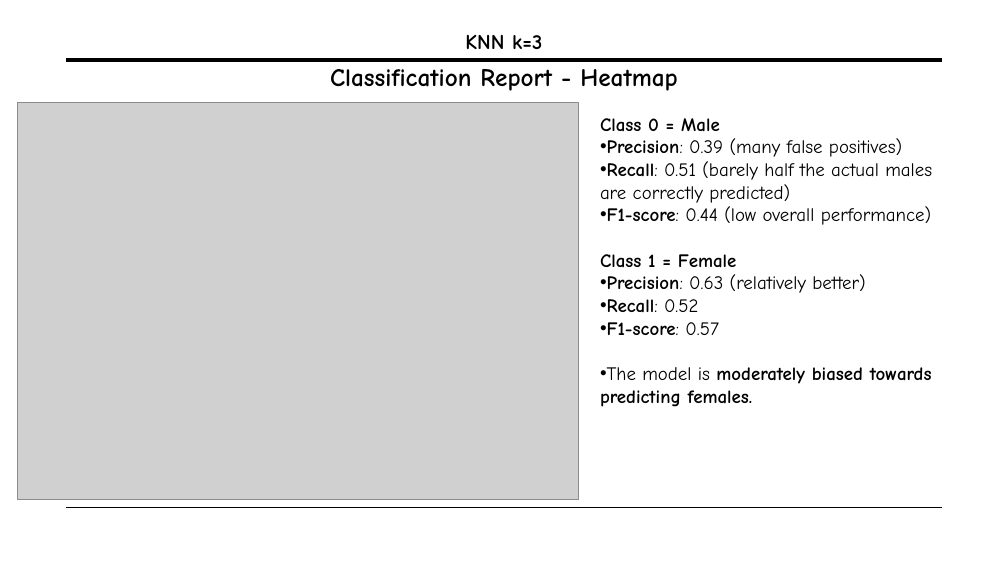
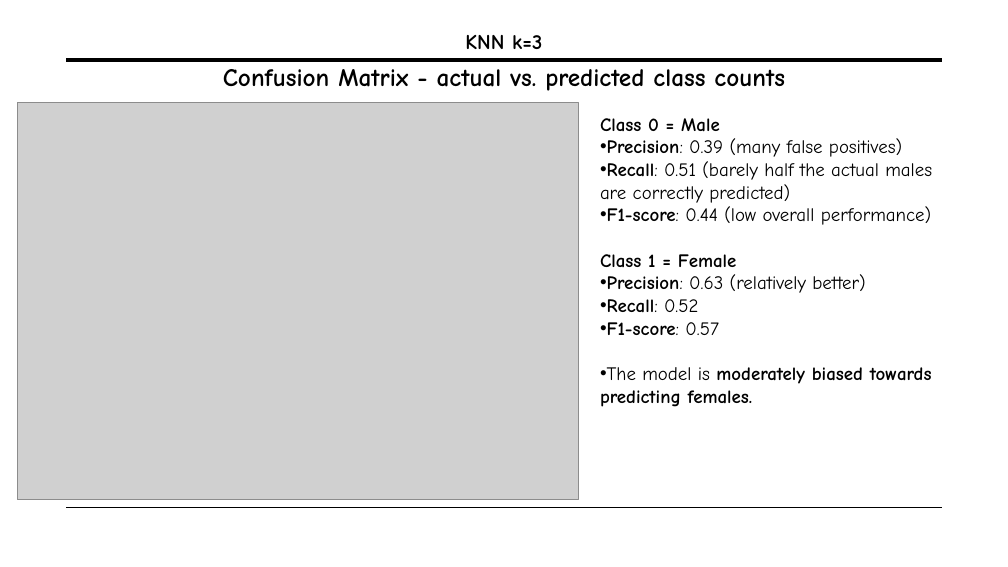
Before and after one commit to Becky139/Retail-Customer-Behavior-Analysis-using-Machine-Learning-Tableau, a slide deck: slide 23 of Team B Presentation (3).pptx. Drawn at 1008x567 pixels with LibreOffice and Linux fonts; fonts in the diff are those of the drawing; grey boxes stand for pictures. Boxes give left, top, right and bottom in pixels: in the first picture for what was removed or moved away, otherwise in the second. Text is boxed around its words. In the diff, an @@ line names an element or a change of style, - is before the commit and + after.

```diff
--- a/Team B Presentation (3).pptx
+++ b/Team B Presentation (3).pptx
@@ text at bbox=[223, 69, 785, 91]: text changed @@
-Classification Report - Heatmap
+Confusion Matrix - actual vs. predicted class counts
```
Also in this commit, not shown: 3 other slides changed, 1 slide added.
